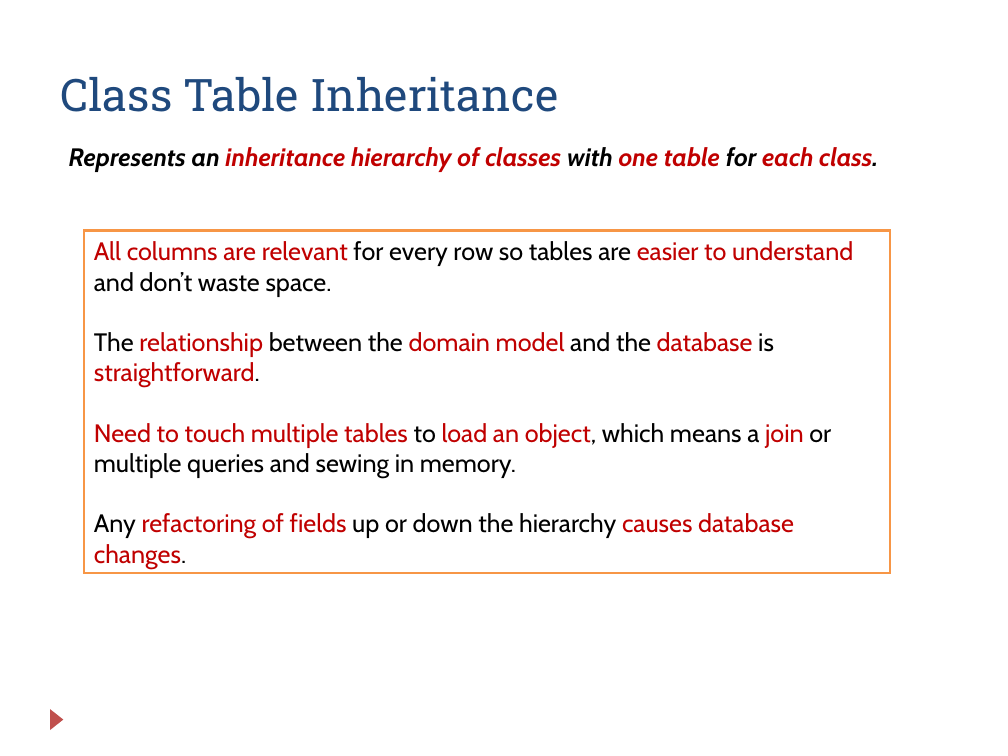
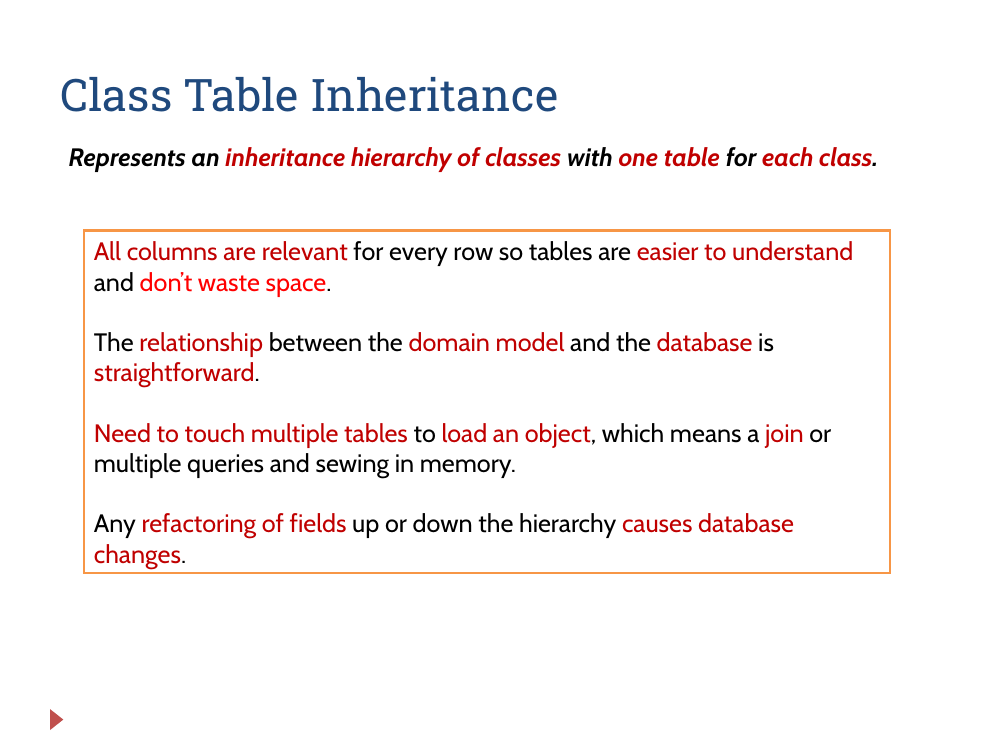
Before and after one commit to zarras/myy803-slides, a slide deck: slide 19 of SoftEng-Lab-JPA.ppt (slide 17 before the commit). Drawn at 1008x756 pixels with LibreOffice and Linux fonts; fonts in the diff are those of the drawing. Boxes give left, top, right and bottom in pixels: in the first picture for what was removed or moved away, otherwise in the second. Text is boxed around its words. In the diff, an @@ line names an element or a change of style, - is before the commit and + after.

```diff
--- a/SoftEng-Lab-JPA.ppt
+++ b/SoftEng-Lab-JPA.ppt
@@ text in rectangle at <box>94,241,853,297</box>: text colour #000000 to #FF0000 in "don’t waste space." @@
```
Also in this commit, not shown: 10 other slides changed, 2 slides added, 5 other files.
